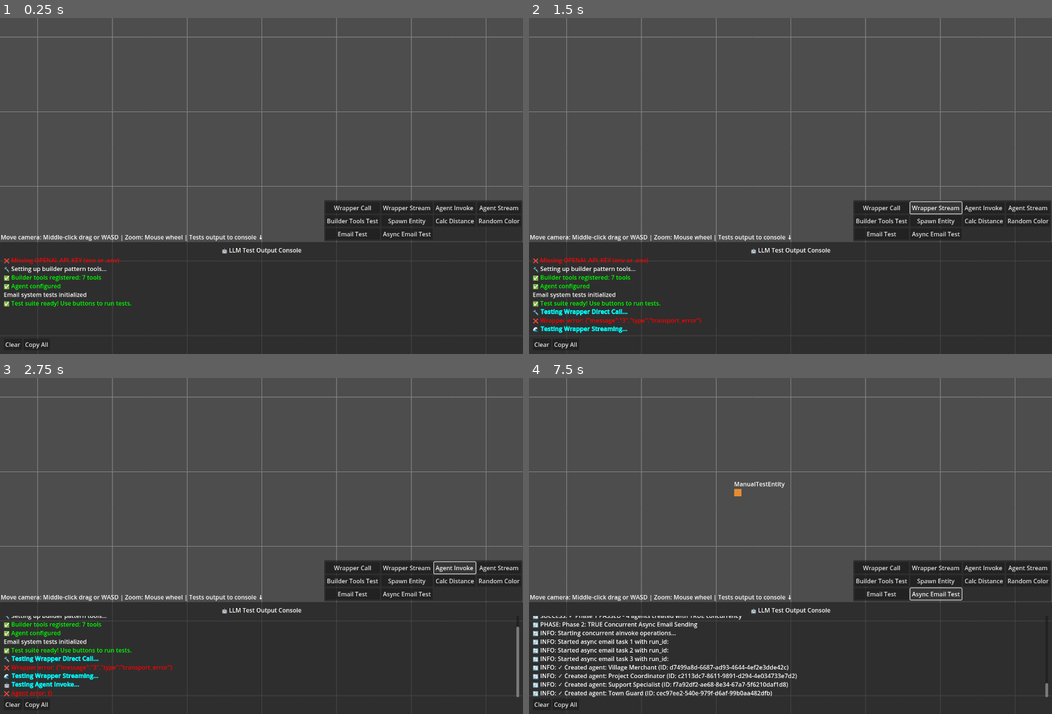
Above: before the commit, frames 1-4 (two rows, left to right).
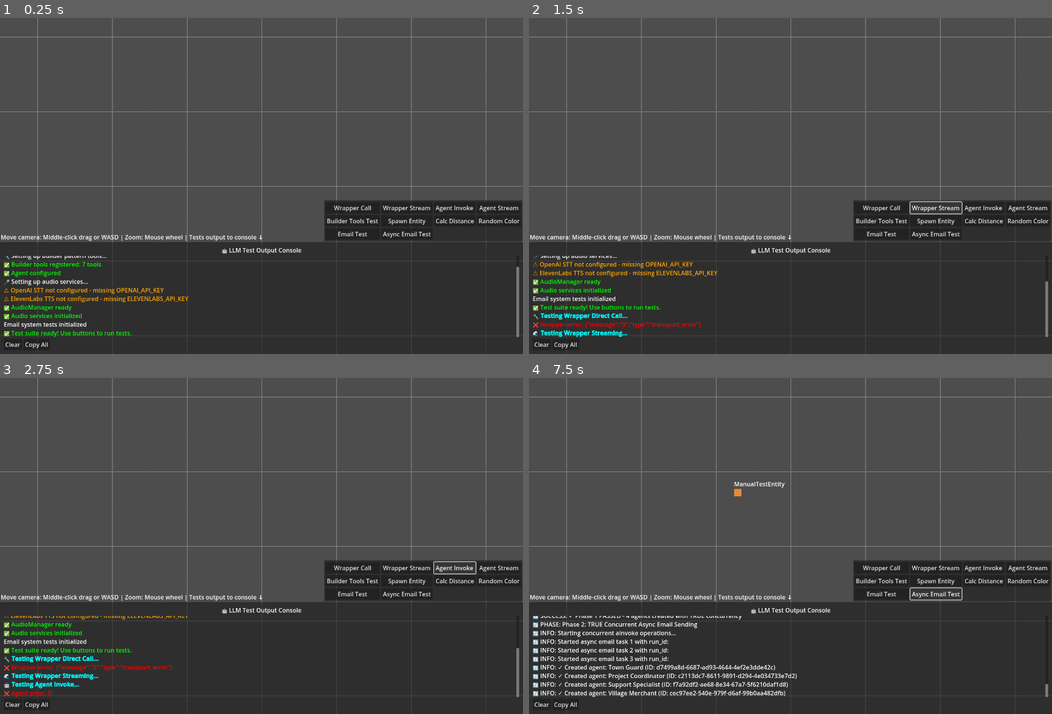
Above: after the commit, the same moments.

Repository: SDCalvo/godot-llm-agent-framework
Game: Godot game, scene res://scenes/Test.tscn
Same seed, same stepped clock (60 frames per second), same inputs: the game is played once before the commit and once after it.
Inputs:
- Up to frame 1 (0.25 s): no input
- Up to frame 2 (1.5 s): click "Wrapper Call" at 0.5 s; click "Wrapper Stream" at 1.25 s
- Up to frame 3 (2.75 s): click "Agent Invoke" at 2 s
- Up to frame 4 (7.5 s): click "Agent Stream" at 2.75 s; click "Builder Tools Test" at 3.5 s; click "Spawn Entity" at 4.25 s; click "Calc Distance" at 5 s; click "Random Color" at 5.75 s; click "Email Test" at 6.5 s; click "Async Email Test" at 7.25 s

The runs differ from the first frame. In frame 1, 2.3% of the frame differs, in the area x 0-100%, y 70-95%; in frame 2, 3.0%; in frame 3, 0.5%; in frame 4, 0.7%.
Error in both runs: Invalid call. Nonexistent function 'create_response' in base 'Nil'. (res://addons/godot_llm/runtime/llm_agent/LLMAgent.gd:200)

Commit message:
WIP updated design

Diff:
--- a/scenes/control.gd
+++ b/scenes/control.gd
@@ -52,6 +52,9 @@
 
 	# Setup agent
 	_setup_agent()
+
+	# Setup audio services
+	_setup_audio_services()
 
 	# Setup email test
 	_setup_email_test()
@@ -205,6 +208,37 @@
 				log_error("❌ Agent error: " + JSON.stringify(err)))
 
 	log_success("✅ Agent configured")
+
+func _setup_audio_services() -> void:
+	log_info("🎤 Setting up audio services...")
+
+	# Setup OpenAI STT
+	var openai_key := OS.get_environment("OPENAI_API_KEY")
+	if openai_key == "":
+		openai_key = _load_env_key("OPENAI_API_KEY")
+
+	if openai_key != "":
+		OpenAISTT.initialize(openai_key)
+		log_success("✅ OpenAI STT configured")
+	else:
+		log_warning("⚠️ OpenAI STT not configured - missing OPENAI_API_KEY")
+
+	# Setup ElevenLabs TTS
+	var elevenlabs_key := OS.get_environment("ELEVENLABS_API_KEY")
+	if elevenlabs_key == "":
+		elevenlabs_key = _load_env_key("ELEVENLABS_API_KEY")
+
+	if elevenlabs_key != "":
+		ElevenLabsWrapper.initialize(elevenlabs_key)
+		log_success("✅ ElevenLabs TTS configured")
+	else:
+		log_warning("⚠️ ElevenLabs TTS not configured - missing ELEVENLABS_API_KEY")
+
+	# Setup Audio Manager
+	# AudioManager doesn't need API keys - it handles local audio I/O
+	log_success("✅ AudioManager ready")
+
+	log_success("✅ Audio services initialized")
 
 func _setup_email_test() -> void:
 	email_test = EmailSystemTest.new()
Not shown, changed: design.md
